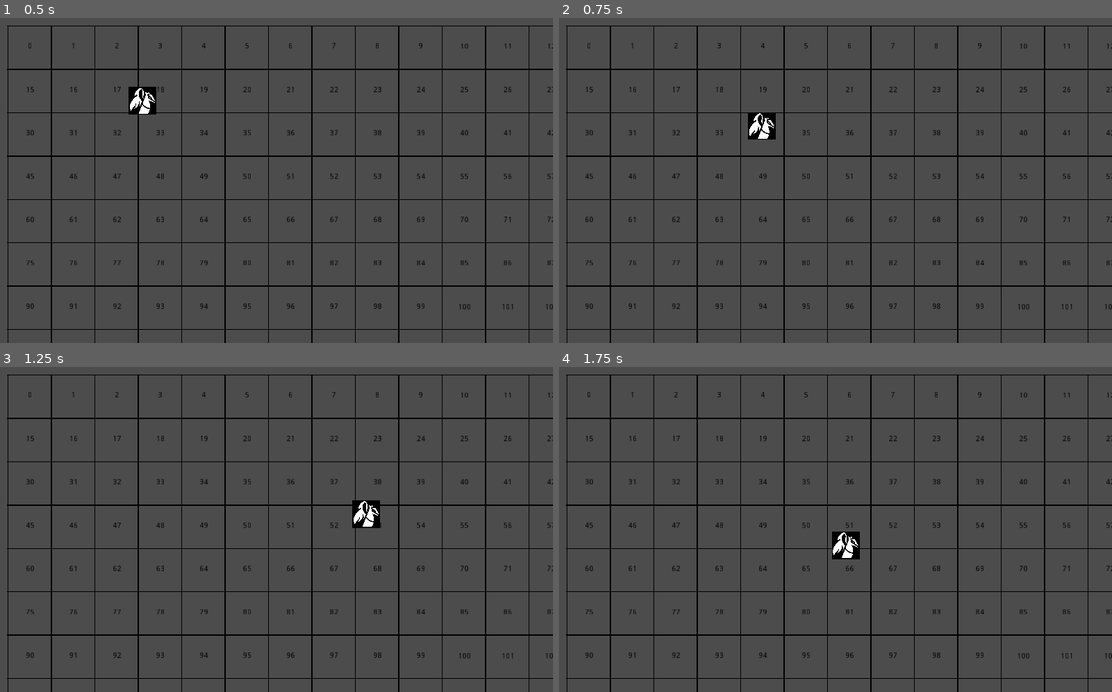
Above: before the commit, frames 1-4 (two rows, left to right).
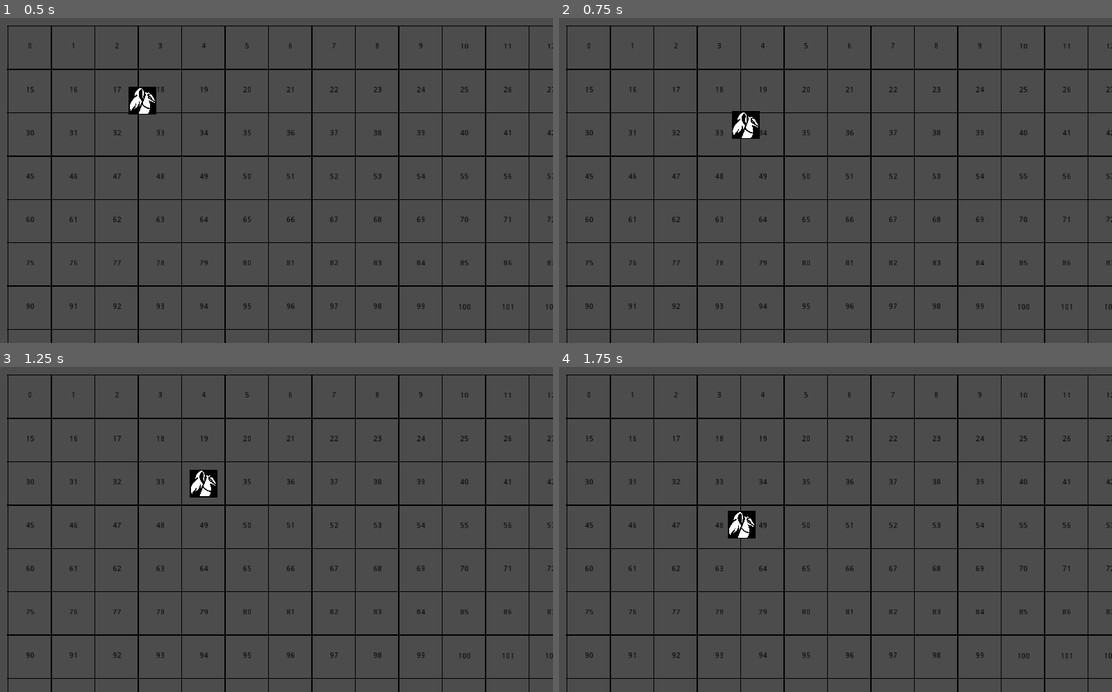
Above: after the commit, the same moments.

Repository: Loregret/godot-turn-based-template
Game: Godot game, scene res://objects/battle/Battle.tscn
Same seed, same stepped clock (60 frames per second), same inputs: the game is played once before the commit and once after it.
Inputs (mouse positions are in pixels of both pictures, inside the frame that each line leads up to):
- Up to frame 1 (0.5 s): no input
- Up to frame 2 (0.75 s): move the mouse to (957, 164) at 0.52 s; click (957, 164) at 0.6 s
- Up to frame 3 (1.25 s): no input
- Up to frame 4 (1.75 s): move the mouse to (724, 545) at 1.27 s; click (724, 545) at 1.35 s

Frame 1 is identical in both runs. In frame 2, 0.6% of the frame differs, in the area x 31-40%, y 28-38%; in frame 3, 0.8%; in frame 4, 0.8%, in the area x 30-55%, y 44-60%.

Commit message:
added grid real size + click limitation

Diff:
--- a/objects/battle/grid.gd
+++ b/objects/battle/grid.gd
@@ -4,7 +4,8 @@
 export var cell_size := Vector2(80, 80)
 export var grid_size := Vector2(5, 5)
 
-var half_cell_size = cell_size / 2
+var half_cell_size := cell_size / 2
+var grid_real_size := grid_size * cell_size
 
 onready var draw = $Draw
 onready var pathfinding = $Pathfinding
@@ -14,12 +15,17 @@
 	generate_pathfinding()
 
 
+func is_within_bounds(cell_coordinates: Vector2) -> bool:
+	var out := cell_coordinates.x >= position.x and cell_coordinates.x < grid_real_size.x
+	return out and cell_coordinates.y >= position.y and cell_coordinates.y < grid_real_size.y
+
+
 func _input(event):
-	if event.is_action_released("LeftClick"):
+	if event.is_action_released("LeftClick") and is_within_bounds(get_global_mouse_position()) and not selected_unit.is_moving:
 		selected_unit.move_to_index(pathfinding.astar.get_closest_point(get_global_mouse_position()), true)
-		print(get_global_mouse_position())
-		print(pathfinding.astar.get_closest_point(get_global_mouse_position()))
-
+		print("grid mouse input: ", get_global_mouse_position())
+		print("Unit ",selected_unit.get_instance_id()," moving to cell: ",
+		pathfinding.astar.get_closest_point(get_global_mouse_position()))
 
 
 func generate_pathfinding() -> void:
